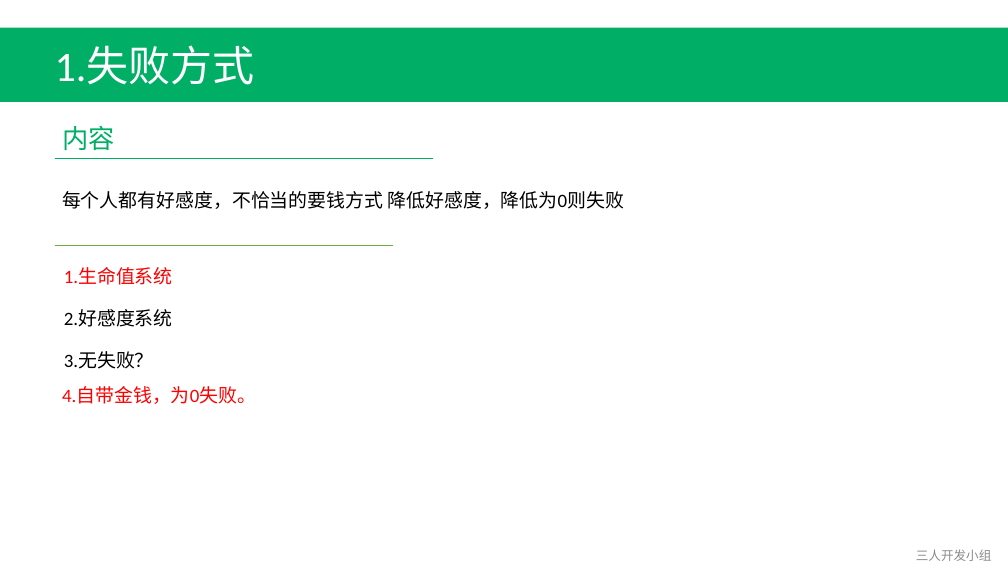
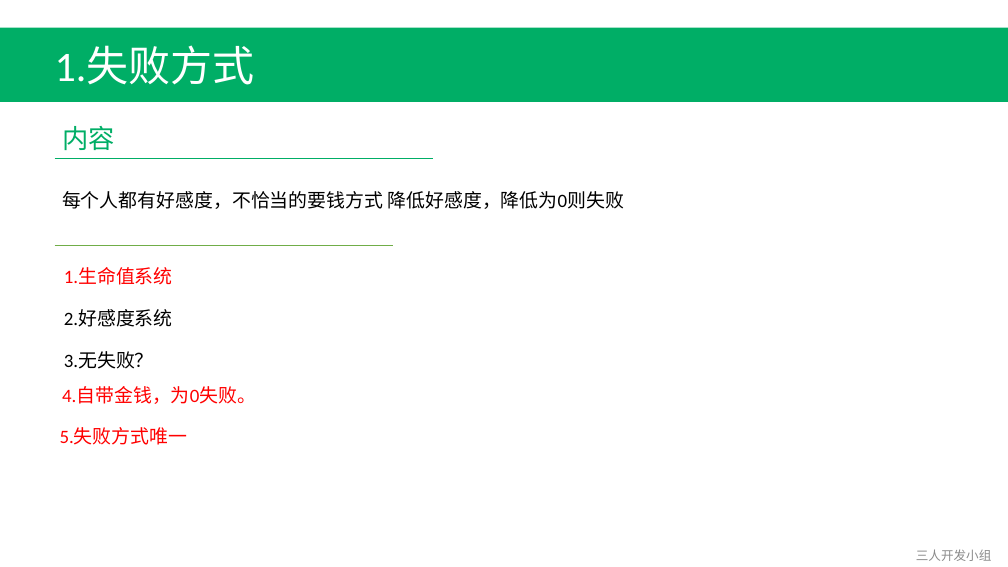
Before and after one commit to Fordebt/Give-me-my-money, a slide deck: slide 2 of 思考.pptx. Drawn at 1008x567 pixels with LibreOffice and Linux fonts; fonts in the diff are those of the drawing. Boxes give left, top, right and bottom in pixels: in the first picture for what was removed or moved away, otherwise in the second. Text is boxed around its words. In the diff, an @@ line names an element or a change of style, - is before the commit and + after.

```diff
--- a/思考.pptx
+++ b/思考.pptx
@@ text added at <box>60,428,188,445</box>, 18 pt, text #FF0000 @@
+5.失败方式唯一
```
Also in this commit, not shown: 6 other files.
